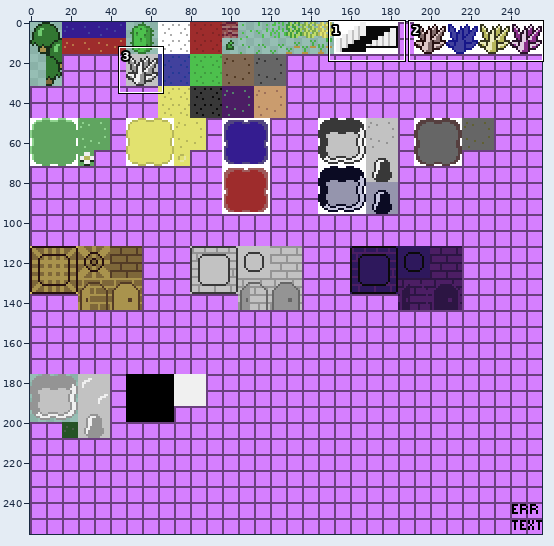
Sprite sheet, stored at assets/tiles.png. The picture above shows the old version from afar; the outline marks the close-up.
Close-up. Old version:
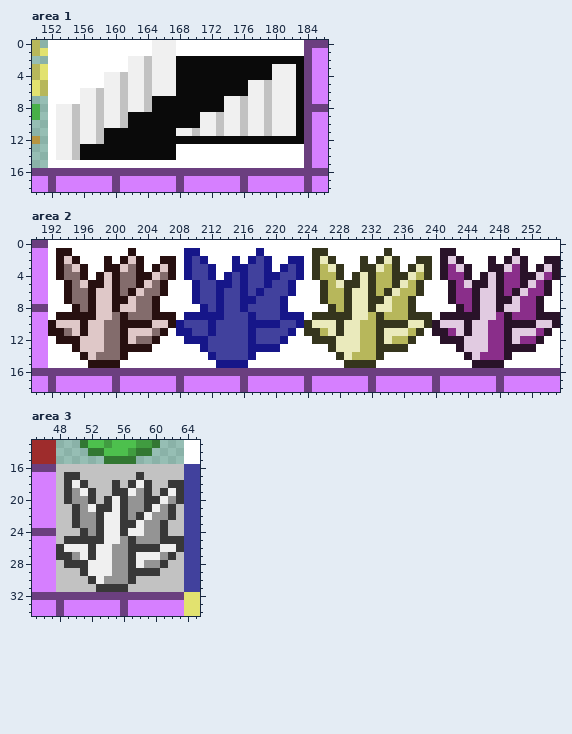
The file is 256x256 pixels. Shown: area 1: x 150..186, y 0..18; area 2: x 190..255, y 0..18; area 3: x 45..65, y 13..34. The commit also changed other parts of the picture, which this record leaves out.
After the commit:
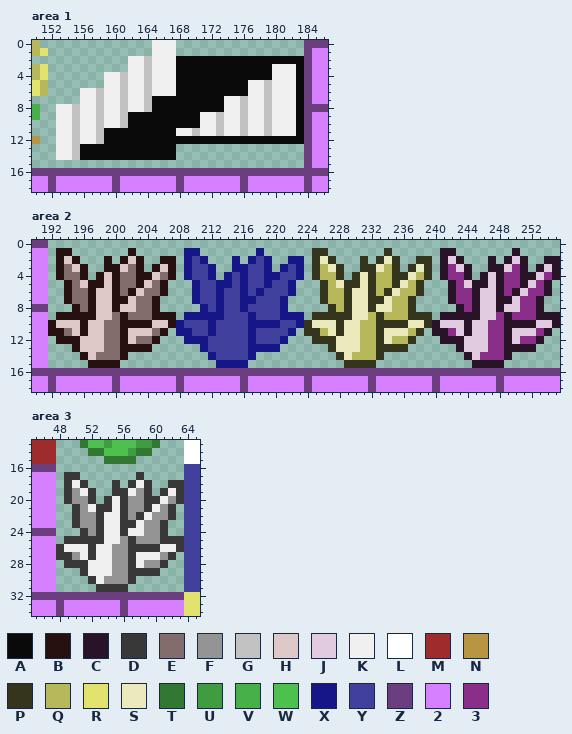
Palette (. is transparent): A #0a0a0a  B #271010  C #291329  D #383838  E #836c6c  F #949494  G #c2c2c2  H #dfc8c8  J #e1cbe1  K #f0f0f0  L #ffffff  M #9e2c2c  N #b79542  P #35351d  Q #b7b75b  R #e2e26f  S #eaeabc  T #327732  U #409c40  V #48b048  W #4dc04d  X #161689  Y #41419d  Z #6b3f7f  2 #d67fff  3 #8a2e8a
What changed:
Area 1:
The edit erases colour L in rows 0 to 1 at x 152 to 164 and 168 to 183; in rows 2 to 3 at x 152 to 161; in rows 4 to 5 at x 152 to 158; in rows 6 to 7 at x 152 to 155; in rows 8 to 12 at x 152; in rows 13 to 14 at x 152 and 168 to 183.
The edit erases colour L in row 15 at x 152 to 183.
Area 2:
The edit erases colour L in row 0 at x 192 to 255; in row 1 at x 192, 195 to 201, 203 to 208, 211 to 217, 219 to 224, 227 to 233, 235 to 240, 243 to 249 and 251 to 255; in row 2 at x 192, 196 to 198, 200, 204 to 205, 208, 212 to 214, 216, 220 to 221, 224, 228 to 230, 232, 236 to 237, 240, 244 to 246, 248 and 252 to 253; in row 3 at x 192, 197 to 198, 204, 208, 213 to 214, 220, 224, 229 to 230, 236, 240, 245 to 246 and 252; in row 4 at x 192, 197, 208, 213, 224, 229, 240 and 245; in rows 5 to 6 at x 192 to 193, 207 to 209, 223 to 225, 239 to 241 and 255.
The edit erases colour L in row 7 at x 192 to 193, 206 to 209, 222 to 225, 238 to 241 and 254 to 255; in row 8 at x 192 to 194, 206 to 210, 222 to 226, 238 to 242 and 254 to 255; in row 9 at x 192, 208, 224 and 240; in row 11 at x 207, 223, 239 and 255; in row 12 at x 192, 206 to 208, 222 to 224, 238 to 240 and 254 to 255; in row 13 at x 192 to 194, 205 to 210, 221 to 226, 237 to 242 and 253 to 255.
The edit erases colour L in row 14 at x 192 to 195, 202 to 211, 218 to 227, 234 to 243 and 250 to 255; in row 15 at x 192 to 196, 201 to 212, 217 to 228, 233 to 244 and 249 to 255.
Area 3:
The edit erases colour G in row 16 at x 48 to 63; in row 17 at x 48, 51 to 57 and 59 to 63; in row 18 at x 48, 52 to 54, 56 and 60 to 61; in row 19 at x 48, 53 to 54 and 60; in row 20 at x 48 and 53; in rows 21 to 22 at x 48 to 49 and 63.
The edit erases colour G in row 23 at x 48 to 49 and 62 to 63; in row 24 at x 48 to 50 and 62 to 63; in row 25 at x 48; in row 27 at x 63; in row 28 at x 48 and 62 to 63; in row 29 at x 48 to 50 and 61 to 63.
The edit erases colour G in row 30 at x 48 to 51 and 58 to 63; in row 31 at x 48 to 52 and 57 to 63.
Boxes around the changes in both close-ups, in picture pixels (x1, y1, x2, y2):
erased: (48, 40, 304, 168)
erased: (48, 240, 560, 368)
erased: (56, 464, 184, 592)
